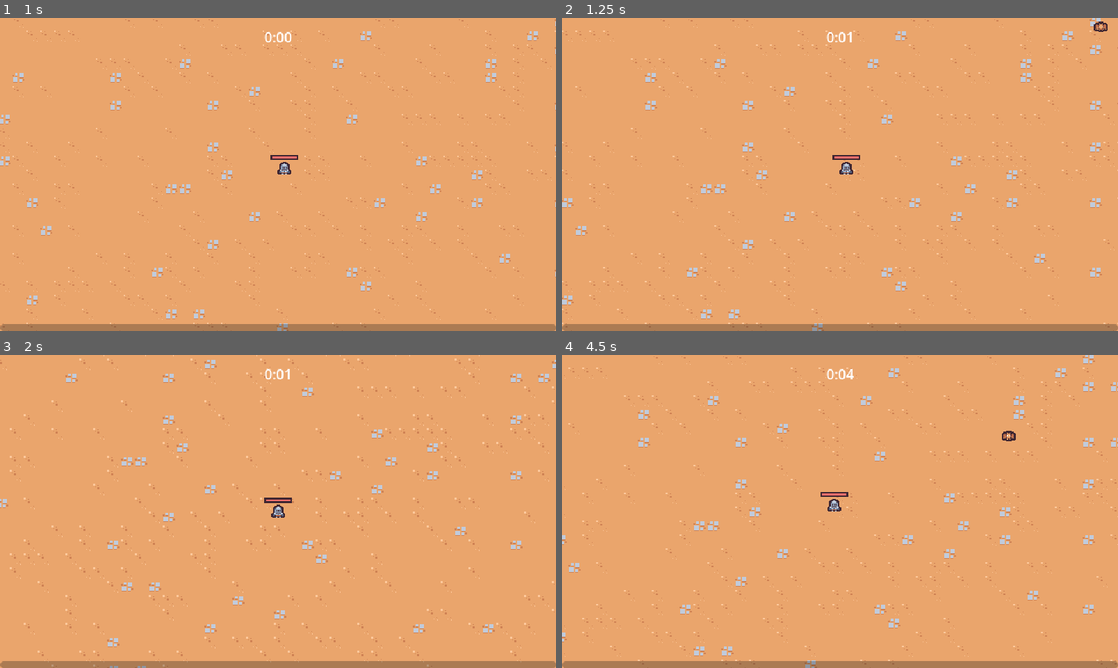
Above: before the commit, frames 1-4 (two rows, left to right).
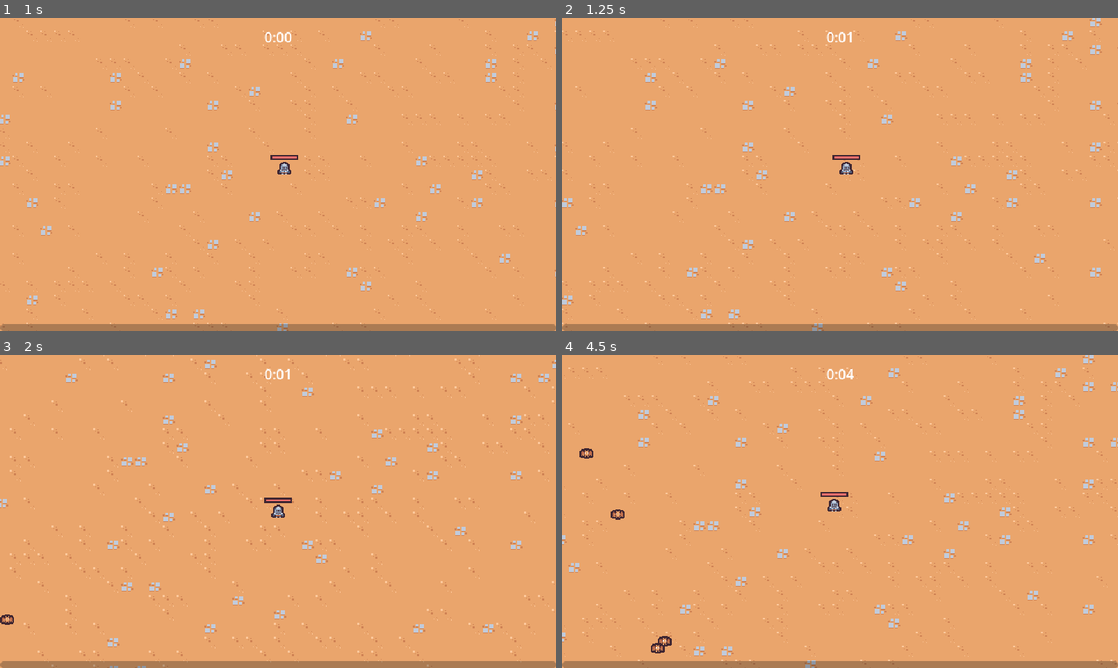
Above: after the commit, the same moments.

Repository: Osama-cs/GameDevPractise
Game: Godot game, scene res://scenes/main/main.tscn
The game is run twice, just before and just after one commit, with the same random seed, the same clock (stepped at 60 frames per second) and the same inputs.
Inputs (mouse positions are in pixels of both pictures, inside the frame that each line leads up to):
- Up to frame 1 (1 s): move the mouse to (400, 158) at 0.52 s; press the mouse at (400, 158) at 0.53 s; hold D (move_right) from 0.53 s (still down)
- Up to frame 2 (1.25 s): keep holding D (move_right)
- Up to frame 3 (2 s): move the mouse to (166, 527) at 1.27 s; release D (move_right) at 1.28 s; release the mouse at (166, 527) at 1.28 s; hold S (move_down) from 1.28 s (still down); click (166, 527) at 1.35 s
- Up to frame 4 (4.5 s): move the mouse to (895, 442) at 2.02 s; release S (move_down) at 2.03 s; press the mouse at (895, 442) at 2.03 s; hold D (move_right) 2.03-2.78 s; move the mouse to (812, 574) at 2.77 s; release the mouse at (812, 574) at 2.78 s; hold W (move_up) 2.78-3.53 s; click (812, 574) at 2.85 s; move the mouse to (1006, 558) at 3.52 s; press the mouse at (1006, 558) at 3.53 s; hold A (move_left) from 3.53 s (still down); move the mouse to (673, 464) at 4.27 s; release the mouse at (673, 464) at 4.28 s; click (673, 464) at 4.35 s

Frame 1 is identical in both runs. In frame 2, less than 0.1% of the frame differs, in the area x 95-99%, y 1-5%; in frame 3, less than 0.1%; in frame 4, 0.3%, in the area x 3-82%, y 24-96%.

Commit message:
Made it so that enemies cannot spawn outside the player area.

Diff:
--- a/scenes/manager/enemy_manager.gd
+++ b/scenes/manager/enemy_manager.gd
@@ -16,6 +16,39 @@
 	arena_time_manager.arena_difficulty_increased.connect(on_arena_difficulty_increased)
 
 
+func get_spawn_position():
+	# Grab the player, and if the player is null we return null.
+	var player = get_tree().get_first_node_in_group("player") as Node2D
+	if player == null:
+		return Vector2.ZERO
+	# assign intial spawn postion for the enemy
+	var spawn_position = Vector2.ZERO
+	#We get a random diection by taking th right diection, which is at 0 degrees.
+	#Then we rotate it by a random value between 0 and 2 Pi.
+	var random_direction = Vector2.RIGHT.rotated(randf_range(0, TAU))
+
+	for i in 4:
+		#Next we're going to take the player postion, add it to the random diection times the spawn radius
+		#and that will give the new spawn position.
+		spawn_position = player.global_position + (random_direction * SPAWN_RADIUS)
+		# we create a ray cast query using the player postion and the spawn postion of the enemy as the start
+		# and end point of the ray. We also check against the terrian layer for our collsion, which is 1.
+		var query_paramaters = PhysicsRayQueryParameters2D.create(player.global_position, spawn_position, 1)
+		# we make an interesct ray call here to make sure the enemy interscts with the right terrian,
+		# then it gets stored in a result dictionary.
+		var result = get_tree().root.world_2d.direct_space_state.intersect_ray(query_paramaters)
+		# if the dictionary is empty it calls the orginal spawn postion that was called at the start
+		if result.is_empty():
+			break
+		# if it's not empty we want to change the random direction by 90 degress allowing the emeny to spawn
+		# within the walls of our game, and allows the loop to start again.
+		else:
+			random_direction = random_direction.rotated(deg_to_rad(90))
+	# we check up to 4 rays until we find the one that isn't colliding with any terrain and the last set
+	# spawn position is what will be returned.
+	return spawn_position
+
+
 func on_timer_timeout():
 	timer.start()
 	# Grab the player, and if the player is null we return null.
@@ -23,12 +56,6 @@
 	if player == null:
 		return
 
-	#We get a random diection by taking th right diection, which is at 0 degrees.
-	#Then we rotate it by a random value between 0 and 2 Pi.
-	var random_direction = Vector2.RIGHT.rotated(randf_range(0, TAU))
-	#Next we're going to take the player postion, add it to the random diection times the spawn radius
-	#and that will give the new spawn position.
-	var spawn_position = player.global_position + (random_direction * SPAWN_RADIUS)
 
 	#We instantiate the enemy, add it to the parent of the enemy manager which is going to be main.
 	#Then we asign the global postion to the spwan postion that is caluclated.
@@ -36,7 +63,7 @@
 
 	var entities_layer = get_tree().get_first_node_in_group("entities_layer")
 	entities_layer.add_child(enemy)
-	enemy.global_position = spawn_position
+	enemy.global_position = get_spawn_position()
 
 
 func on_arena_difficulty_increased(arena_difficulty: int):
